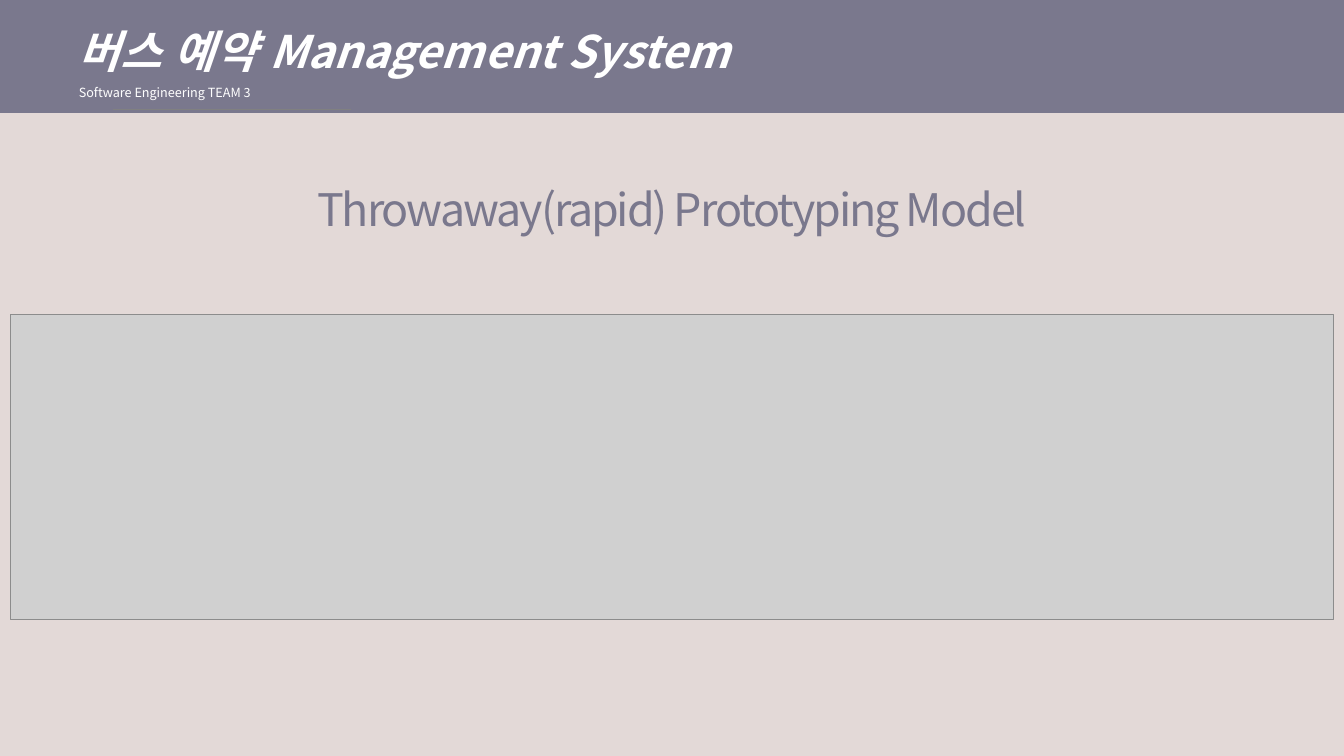
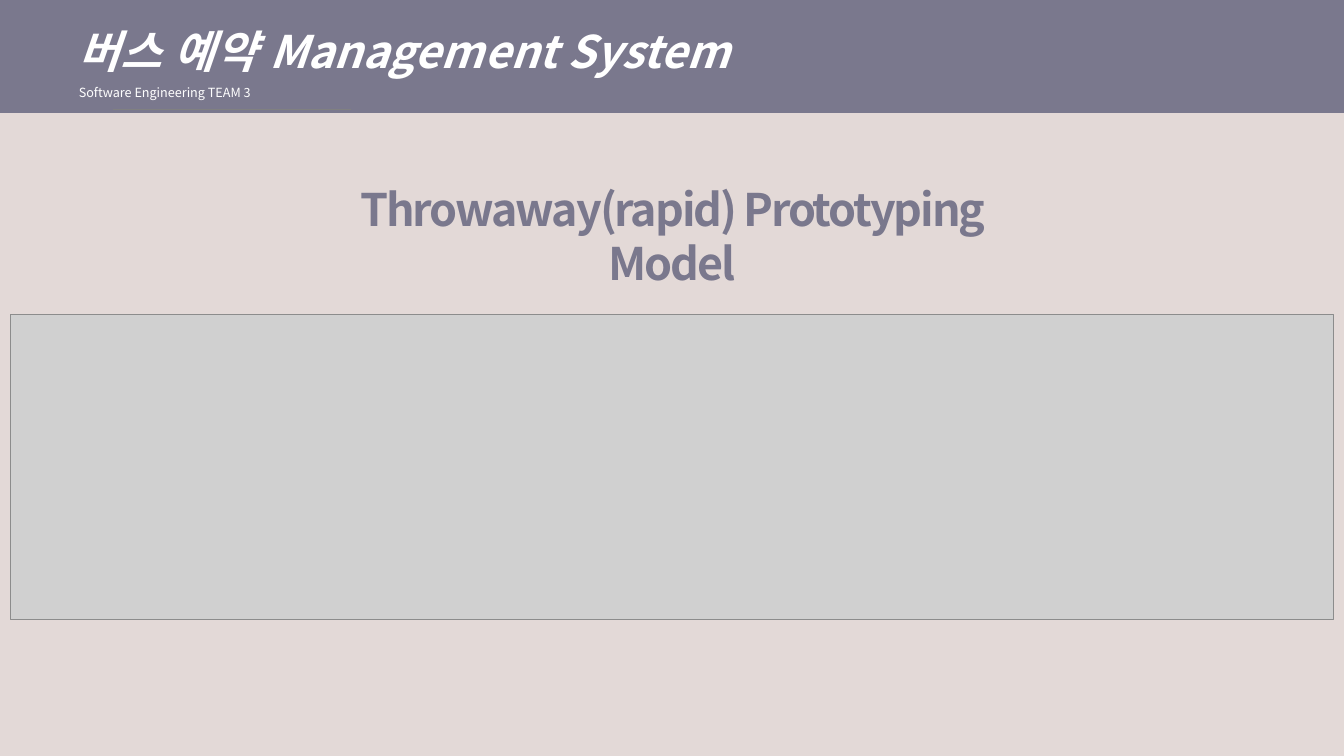
Before and after one commit to JeongJuhyeon/KNUBus, a slide deck: slide 6 of finalDocuments/final_presentation.pptx. Drawn at 1344x756 pixels with LibreOffice and Linux fonts; fonts in the diff are those of the drawing; grey boxes stand for pictures. Boxes give left, top, right and bottom in pixels: in the first picture for what was removed or moved away, otherwise in the second. Text is boxed around its words. In the diff, an @@ line names an element or a change of style, - is before the commit and + after.

Commit message:
final changed(some text, ppt)

```diff
--- a/finalDocuments/final_presentation.pptx
+++ b/finalDocuments/final_presentation.pptx
@@ text "Throwaway(rapid) Prototyping Model" at [360, 189, 985, 281]: bold on @@
```
Also in this commit, not shown: 4 other slides changed, 3 other files.
